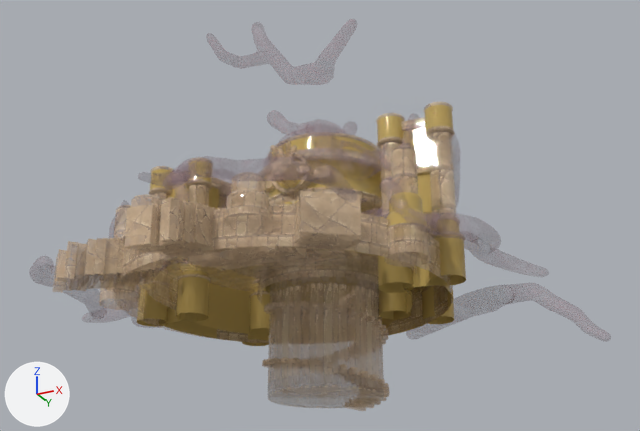
Before and after pictures for a commit that changed the FBX model Scrap Mechanic/Survival/Terrain/Mesh/Hideout/Temple.fbx.
Camera for both pictures: a camera (50 mm lens) standing at (92.2, -166.5, -67.3) and looking at (7.1, 3.6, 9.2). Lighting does not change. The marker at lower left points along +X, +Y and +Z. Where no turn or scale is listed for an object, it has been applied to the vertices.

In view in the first picture: 'Colonne'.
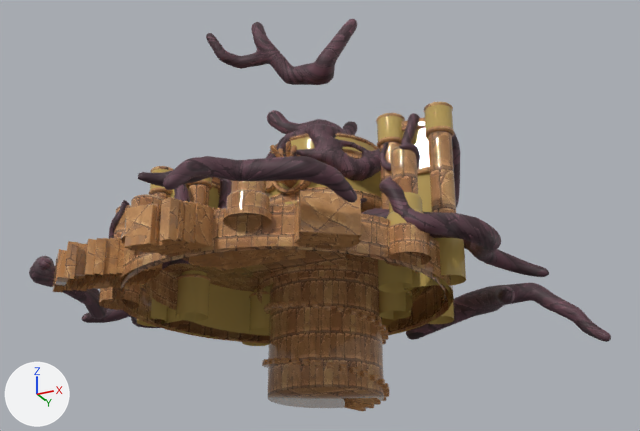
Boxes [x1, y1, x2, y2] around the edits, measured in the pictures (640 x 431 px):
'Colonne', surface changed
    both: [29, 19, 611, 411]

Edits to the bpy script that builds the scene:
```text
Change img_wall_01_v_png:
    img_wall_01_v_png: load_image('Wall_01_v.png', '../../Textures/Hideout/Wall_01_v.png', 2048, 2048, 'Non-Color') -> load_image('Wall_01_v.png', '../../Textures/Hideout/Wall_01_v.png', 2048, 2048, 'sRGB')
Change img_stones_01_2_png:
    img_stones_01_2_png: load_image('Stones_01_2.png', '../../Textures/Hideout/Stones_01_2.png', 2048, 2048, 'Non-Color') -> load_image('Stones_01_2.png', '../../Textures/Hideout/Stones_01_2.png', 2048, 2048, 'sRGB')
Change img_wood_01_2_png:
    img_wood_01_2_png: load_image('Wood_01_2.png', '../../Textures/Hideout/Wood_01_2.png', 512, 512, 'Non-Color') -> load_image('Wood_01_2.png', '../../Textures/Hideout/Wood_01_2.png', 512, 512, 'sRGB')
Change mat_wall_01:
    remove n3 = _N.new('ShaderNodeTexImage'); n3.name = 'Image Texture.001'
    remove n3.image = img_wall_01_v_png
    where n0 = _N.new('ShaderNodeBsdfPrincipled'); n0.name = 'Principled BSDF'
    remove _L.new(n3.outputs[0], n0.inputs[4])  # 'Color' to 'Alpha'
Change mat_stones_01:
    remove n3 = _N.new('ShaderNodeTexImage'); n3.name = 'Image Texture.001'
    remove n3.image = img_stones_01_2_png
    where n0 = _N.new('ShaderNodeBsdfPrincipled'); n0.name = 'Principled BSDF'
    remove _L.new(n3.outputs[0], n0.inputs[4])  # 'Color' to 'Alpha'
Change mat_roots_01:
    remove n3 = _N.new('ShaderNodeTexImage'); n3.name = 'Image Texture.001'
    remove n3.image = img_wood_01_2_png
    where n0 = _N.new('ShaderNodeBsdfPrincipled'); n0.name = 'Principled BSDF'
    remove _L.new(n3.outputs[0], n0.inputs[4])  # 'Color' to 'Alpha'
```
